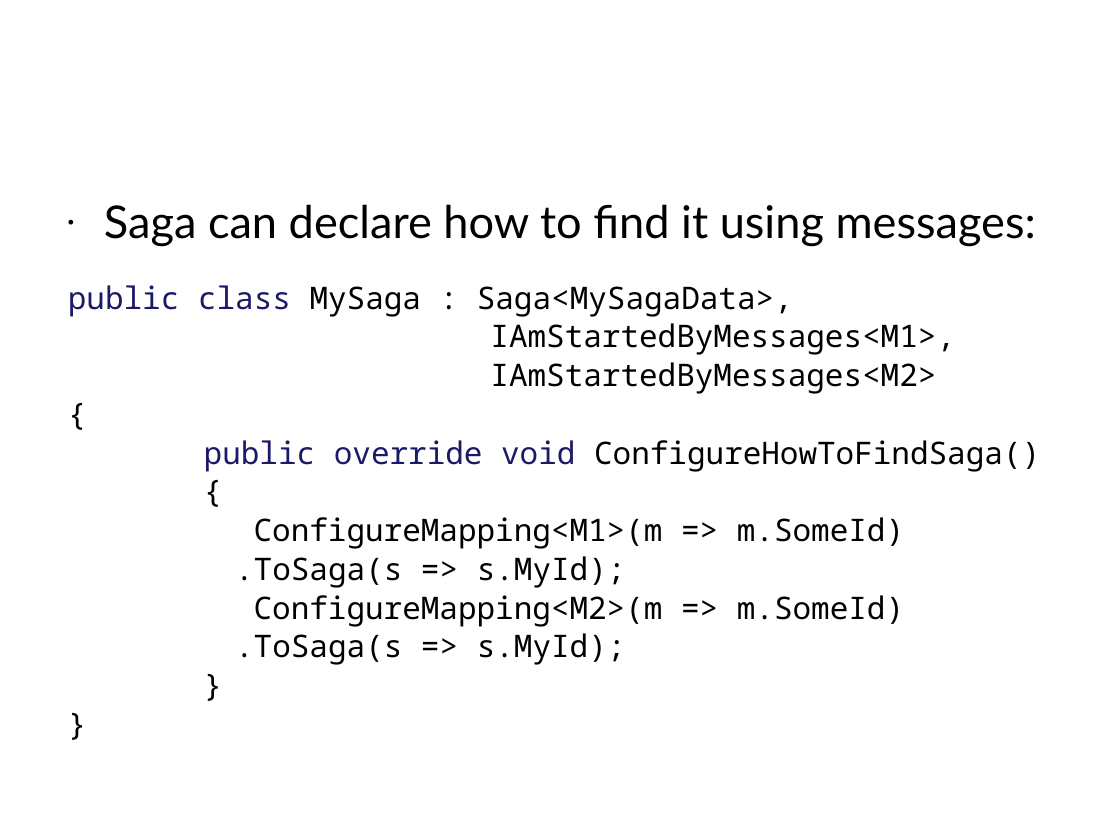
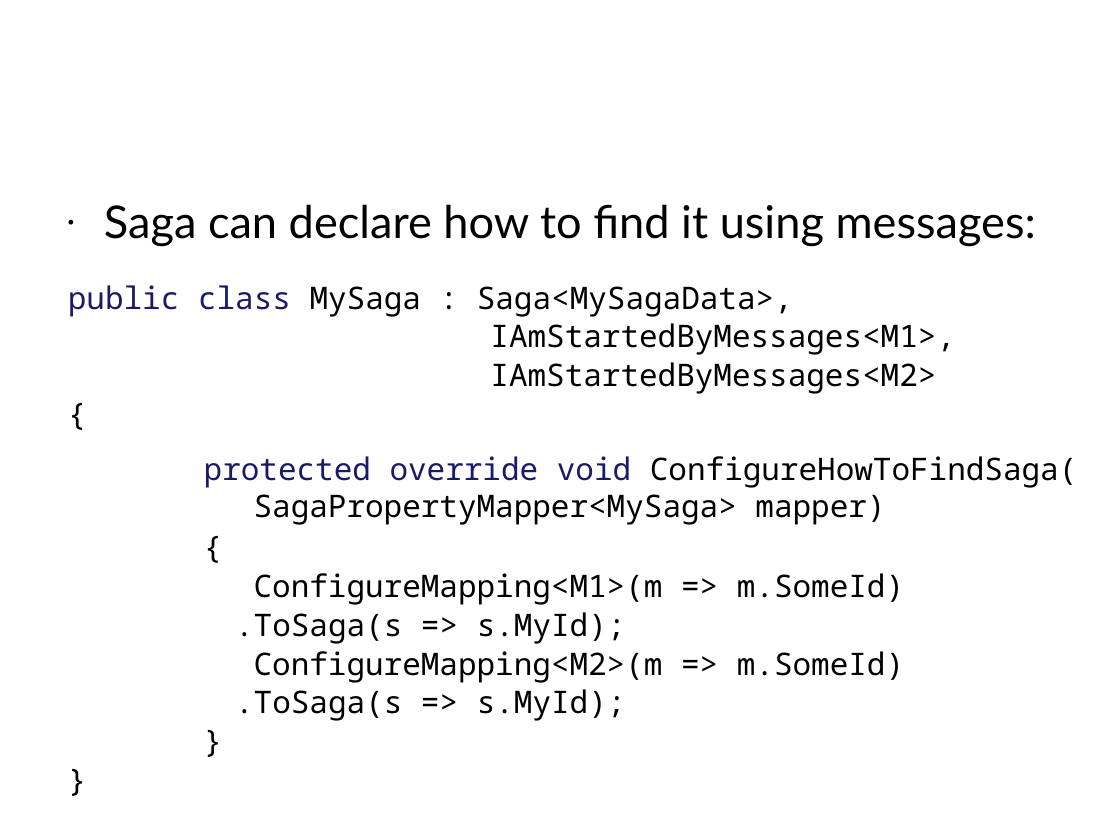
Before and after one commit to Particular/Course.Slides, a slide deck: slide 168 of EnterpriseDevelopmentWithNServiceBus.pptx. Drawn at 1120x840 pixels with LibreOffice and Linux fonts; fonts in the diff are those of the drawing; background and template pictures are left out. Boxes give left, top, right and bottom in pixels: in the first picture for what was removed or moved away, otherwise in the second. Text is boxed around its words. In the diff, an @@ line names an element or a change of style, - is before the commit and + after.

Commit message:
Minor change for ConfigureHowToFindSagas

```diff
--- a/EnterpriseDevelopmentWithNServiceBus.pptx
+++ b/EnterpriseDevelopmentWithNServiceBus.pptx
@@ text at box(204, 456, 1078, 525): text changed @@
-public override void ConfigureHowToFindSaga()
+protected override void ConfigureHowToFindSaga(
+SagaPropertyMapper<MySaga> mapper)
```
Also in this commit, not shown: 2 other slides changed, 1 other file.
